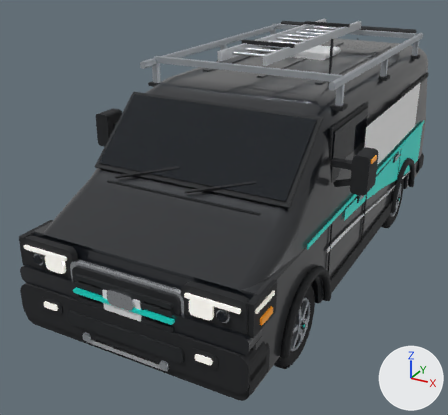
Before and after pictures for a commit that changed the glTF model public/models/vehicles/compact-van.glb.
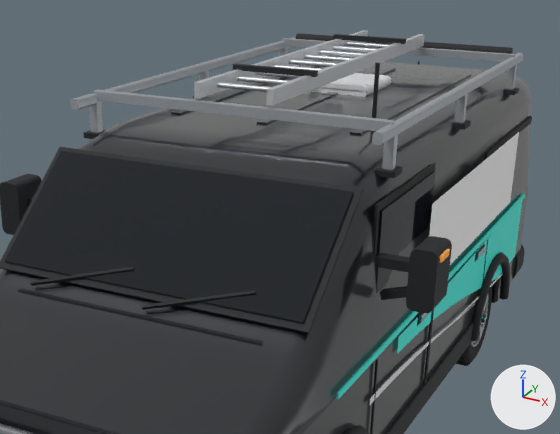
The first picture shows the older version from a 50 mm camera at (2.37, -5.37, 3.13) aimed at (-0.33, -0.46, 0.68). The close-ups show the older and then the newer version on the part from 21% to 100% of the width and 0% to 65% of the height of that picture. Only the edits that show in the close-ups are written down. The axes (+X, +Y, +Z) are drawn at lower right. The lights are the same throughout. Where no turn or scale is listed for an object, it has been applied to the vertices. Vertices at exactly the same position are counted once.

In view in the first close-up: 'body_accent', 'body_decal-right', 'body_glass', 'body_paint', 'body_plastic-dark', 'body_white', 'rack_aluminum', 'rack_plastic-dark', 'rack_steel', 'wheel_rr_rubber' and 3 more.
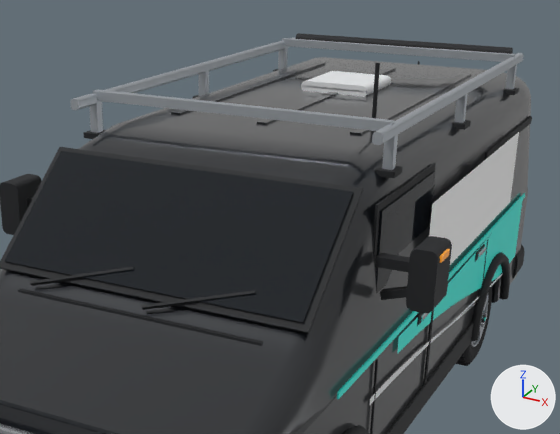
Scene script edits in JSON lines:
```json
{"block": "me_mesh_16", "where": "# used by ob_rack_plastic_dark; location = (0.0, 0.0, 0.0)"}
{"op": "remove", "block": "me_mesh_16", "code": "me_mesh_16.from_pydata(...)  # 86 vertices, 136 faces; spans x -0.91..0.91, y -0.81..1.94, z 1.88..2.27"}
{"op": "add", "block": "me_mesh_16", "code": "me_mesh_16.from_pydata(...)  # 70 vertices, 112 faces; spans x -0.91..0.91, y -0.81..1.94, z 1.88..2.17"}
{"block": "me_mesh_16", "change": "me_mesh_16 part 1: the loose piece of 8 vertices spanning x -0.25..0.25, y -0.27..-0.23, z 2.23..2.27 is deleted"}
{"block": "me_mesh_16", "change": "me_mesh_16 part 2: the loose piece of 8 vertices spanning x -0.25..0.25, y 1.23..1.27, z 2.23..2.27 is deleted"}
{"op": "remove", "block": "ob_rack_aluminum", "code": ["ob_rack_aluminum = bpy.data.objects.new('rack_aluminum', me_mesh_17)", "ob_rack_aluminum.location = (0.0, 0.0, 0.0)"]}
```

Pixel boxes [x1, y1, x2, y2] of what changed, in the close-ups (560 x 434 px):
```json
{"object": "rack_aluminum", "change": "deleted", "before": [194, 30, 425, 106]}
{"part": 1, "of": "me_mesh_16", "change": "deleted", "before": [233, 64, 318, 77], "on screen": "black"}
{"part": 2, "of": "me_mesh_16", "change": "deleted", "before": [333, 34, 406, 44]}
```
